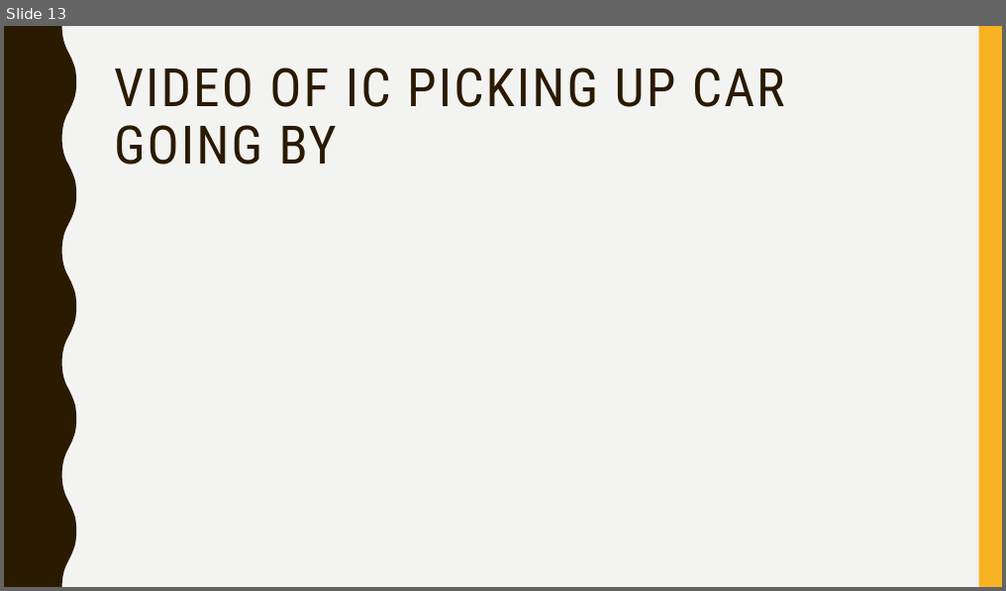
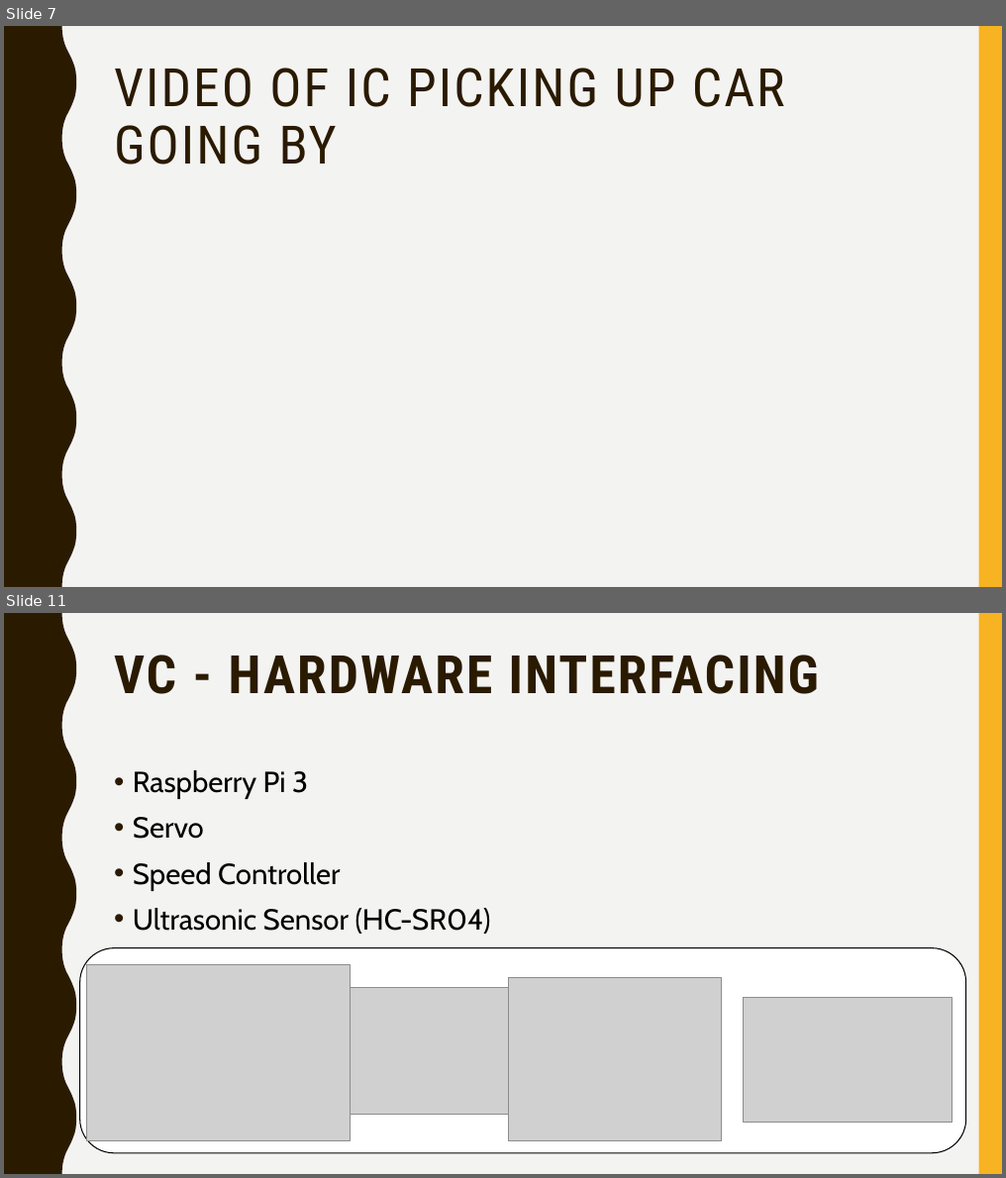
Before and after one commit to jean-lucas/vic, a slide deck: Presentation/Vehicle-Intersection-Control-Presentation.pptx. Shown one above the other, each under a label of ours: slide 13 before the commit, slides 7 and 11 after it; the slides between them are not shown. The pictures are 1006x591 and 1006x1178 pixels, drawn with LibreOffice and Linux fonts; fonts in the diff are those of the drawing; grey boxes stand for pictures. Boxes give left, top, right and bottom in pixels: in the first picture for what was removed or moved away, otherwise in the second. Text is boxed around its words. In the diff, an @@ line names an element or a change of style, - is before the commit and + after.

```diff
--- a/Presentation/Vehicle-Intersection-Control-Presentation.pptx
+++ b/Presentation/Vehicle-Intersection-Control-Presentation.pptx
@@ slide 11 added at bbox=[4, 613, 1002, 1174], background #F3F3F2; not listed: 2 template elements that a slide beside it also shows @@
@@ title added at bbox=[114, 655, 819, 694], 51 pt, text #2A1A00, bold @@
+VC - HARDWARE INTERFACING
@@ text added at bbox=[133, 770, 491, 934], 28 pt, text #000000 @@
+• Raspberry Pi 3
+• Servo
+• Speed Controller
+• Ultrasonic Sensor (HC-SR04)
@@ rounded rectangle added at bbox=[79, 949, 966, 1154], fill #FFFFFF, outline #000000 1 pt @@
@@ picture added at bbox=[87, 964, 350, 1141] @@
@@ picture added at bbox=[335, 988, 524, 1115] @@
@@ picture added at bbox=[509, 978, 721, 1142] @@
@@ picture added at bbox=[743, 998, 951, 1122] @@
@@ what was slide 13 is now slide 7 @@
```
Also in this commit, not shown: 6 slides changed, 4 other slides added, 5 slides removed.
